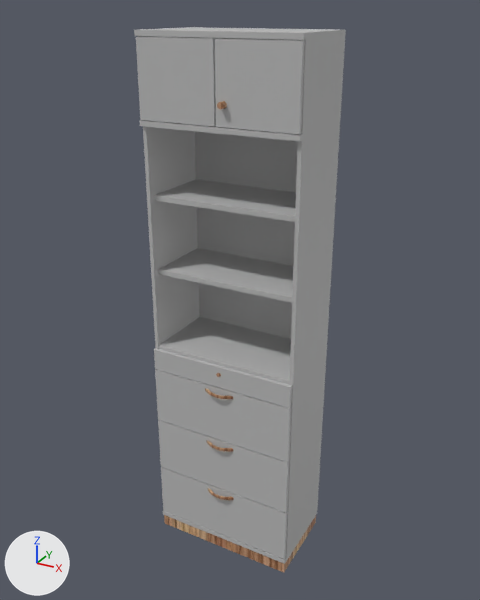
An edit to the FBX model Assets/Meshes/Baseline/baseline_6OH_+1OH_45x80_shelf+drawers_fin.fbx, drawn before and after from the same camera.
Before and after are seen from a camera (50 mm lens) standing at (1.9, -2.53, 2.83) and looking at (0.39, 0.22, 1.45). The axes (+X, +Y, +Z) are drawn at lower left. The lights are the same throughout. Where no turn or scale is listed for an object, it has been applied to the vertices.

The scene before the commit, as lines of its bpy script (objects in view):
```python
mat_phong2 = principled_material('phong2')
mat_phong2.texture = img_zebrano_afryka_jpg
mat_phong2.roughness = 0.553
me_mesh = bpy.data.meshes.new('Mesh')
me_mesh.from_pydata(...)  # a box spanning x 0.005..0.797, y -0.023..-0.004, z 0.738..1.054; a box spanning x 0.005..0.797, y -0.023..-0.004, z 0.418..0.734; a box spanning x 0.005..0.797, y -0.023..-0.004, z 0.098..0.414; a box spanning x 0.005..0.797, y -0.023..-0.004, z 1.058..1.175
me_mesh.materials.append(mat_kratka)  # grey #bcbcbc
me_mesh_001 = bpy.data.meshes.new('Mesh.001')
me_mesh_001.from_pydata(...)  # 92 vertices, 156 faces; spans x 0.0..0.8, y -0.02..0.43, z 0.07..2.74
me_mesh_001.materials.append(mat_kratka)  # grey #bcbcbc
me_mesh_002 = bpy.data.meshes.new('Mesh.002')
me_mesh_002.from_pydata(...)  # 24 vertices, 48 faces; spans x 0.006..0.796, y -0.02..0.42, z 0.0..0.07
me_mesh_002.materials.append(mat_phong2)  # picture img_zebrano_afryka_jpg
me_mesh_003 = bpy.data.meshes.new('Mesh.003')
me_mesh_003.from_pydata(...)  # 364 vertices, 696 faces; spans x 0.32..0.48, y -0.05..-0.02, z 0.37..2.47
me_mesh_003.materials.append(mat_phong2)  # picture img_zebrano_afryka_jpg
ob_body_mesh = bpy.data.objects.new('body_mesh', me_mesh_001)
ob_body_mesh.location = (0.0, 0.0, 0.0)
ob_front_dol_mesh = bpy.data.objects.new('front_dol_mesh', me_mesh)
ob_front_dol_mesh.location = (0.0, 0.0, 0.0)
ob_hyandle_mesh = bpy.data.objects.new('hyandle_mesh', me_mesh_003)
ob_hyandle_mesh.location = (0.0, 0.0, 0.0)
ob_podstawa_mesh = bpy.data.objects.new('podstawa_mesh', me_mesh_002)
ob_podstawa_mesh.location = (0.0, 0.0, 0.0)
# also in view: 'front_gora_mesh' at (0.4, -0.01, 2.53)
```
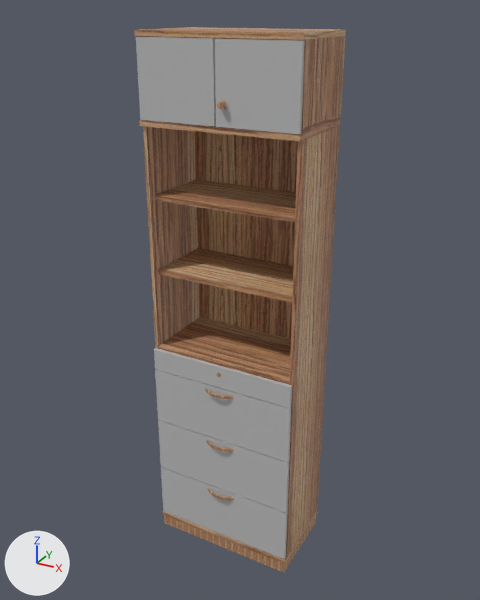
What changed in the scene script:
```text
Change mat_phong2:
    add n3 = _N.new('ShaderNodeUVMap'); n3.name = 'UV Map'
    add n4 = _N.new('ShaderNodeMapping'); n4.name = 'Mapping'
    add n4.vector_type = 'TEXTURE'
    add n4.inputs[3].default_value = (0.0417, 0.0417, 1.0)  # 'Scale'
    where n2 = _N.new('ShaderNodeTexImage'); n2.name = 'Image Texture'
    add _L.new(n3.outputs[0], n4.inputs[0])  # 'UV' to 'Vector'
    add _L.new(n4.outputs[0], n2.inputs[0])  # 'Vector' to 'Vector'
Change me_mesh_001:
    where me_mesh_001.from_pydata(...)  # 92 vertices, 156 faces; spans x 0.0..0.8, y -0.02..0.43, z 0.07..2.74
    remove me_mesh_001.materials.append(mat_kratka)  # grey #bcbcbc
    add me_mesh_001.materials.append(mat_phong2)
```

Where the change shows, as pixel boxes [x1, y1, x2, y2] in the pictures (480 x 600 px):
'body_mesh', surface changed, recoloured (grey to brown): [134, 27, 346, 564] in both
'podstawa_mesh', surface changed: [164, 515, 316, 572] in both
